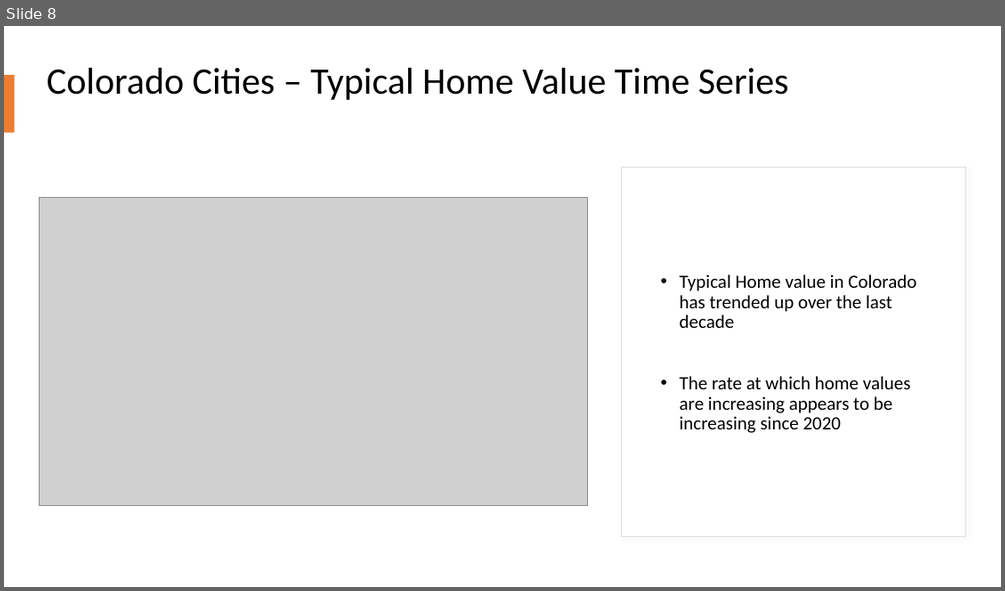
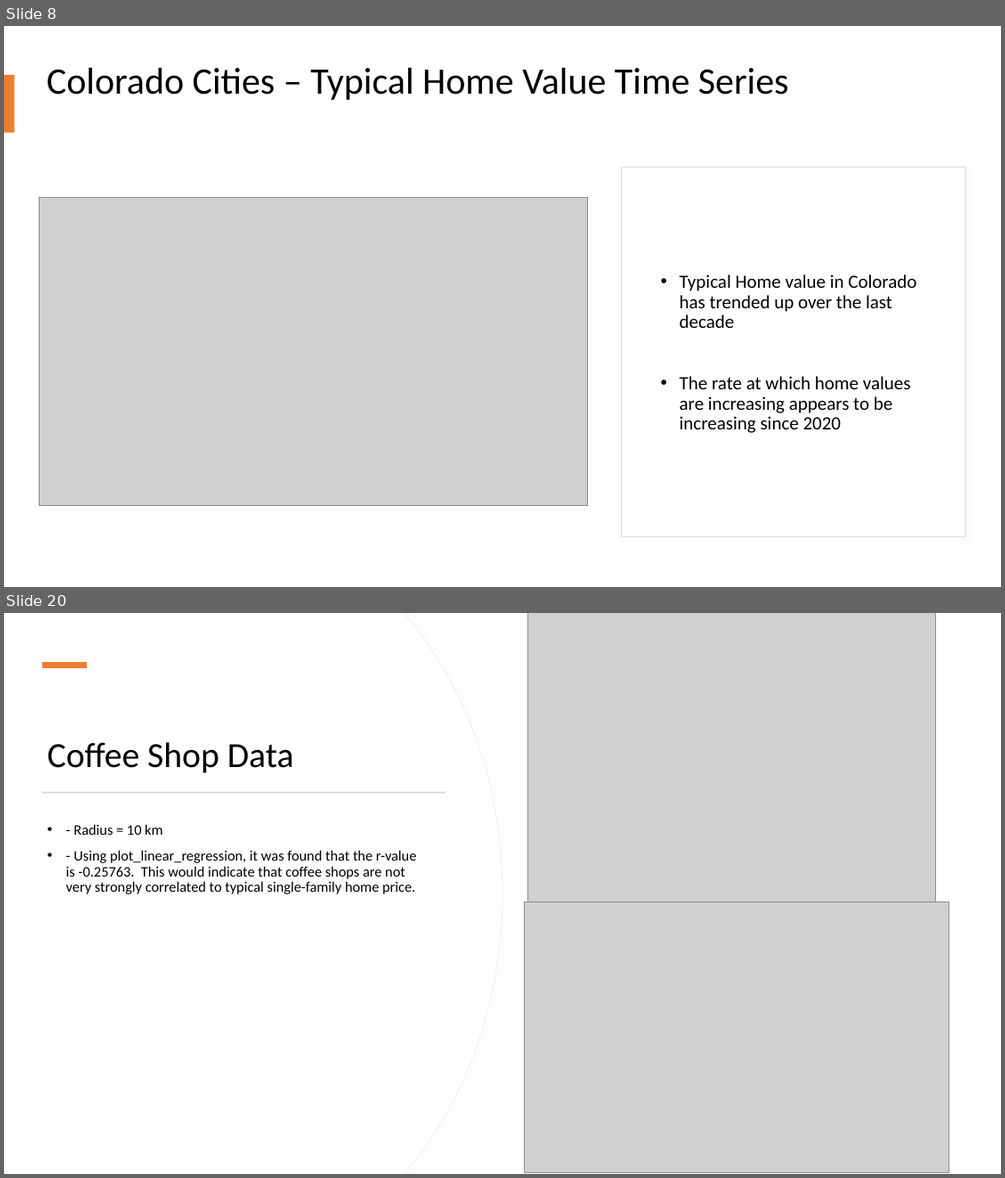
Before and after one commit to StanJohn04/Colorado_Real_Estate, a slide deck: Slide_Deck.pptx. Shown one above the other, each under a label of ours: slide 8 before the commit, slides 8 and 20 after it; the slides between them are not shown. The pictures are 1005x591 and 1005x1178 pixels, drawn with LibreOffice and Linux fonts; fonts in the diff are those of the drawing; grey boxes stand for pictures. Boxes give left, top, right and bottom in pixels: in the first picture for what was removed or moved away, otherwise in the second. Text is boxed around its words. In the diff, an @@ line names an element or a change of style, - is before the commit and + after.

```diff
--- a/Slide_Deck.pptx
+++ b/Slide_Deck.pptx
@@ slide 20 added at box(4, 613, 1001, 1174), background #FFFFFF @@
@@ freeform shape added at box(4, 613, 502, 1174), fill #FFFFFF, outline #EFEFEF 0.75 pt @@
@@ freeform shape added at box(4, 613, 502, 1174), fill #FFFFFF @@
@@ picture added at box(527, 613, 936, 906) @@
@@ rectangle added at box(42, 662, 87, 668), fill #ED7D31 @@
@@ title added at box(48, 742, 294, 773), 34 pt, text #000000 @@
+Coffee Shop Data
@@ rectangle added at box(42, 792, 446, 793), fill #D5D5D5 @@
@@ text added at box(66, 824, 417, 894), 14 pt, text #000000 @@
+• - Radius = 10 km
+• - Using plot_linear_regression, it was found that the r-value is -0.25763. This would indicate that coffee shops are not very strongly correlated to typical single-family home price.
@@ picture added at box(525, 902, 949, 1172) @@
```
Also in this commit, not shown: 7 slides changed, 3 other slides added, 1 other file.
